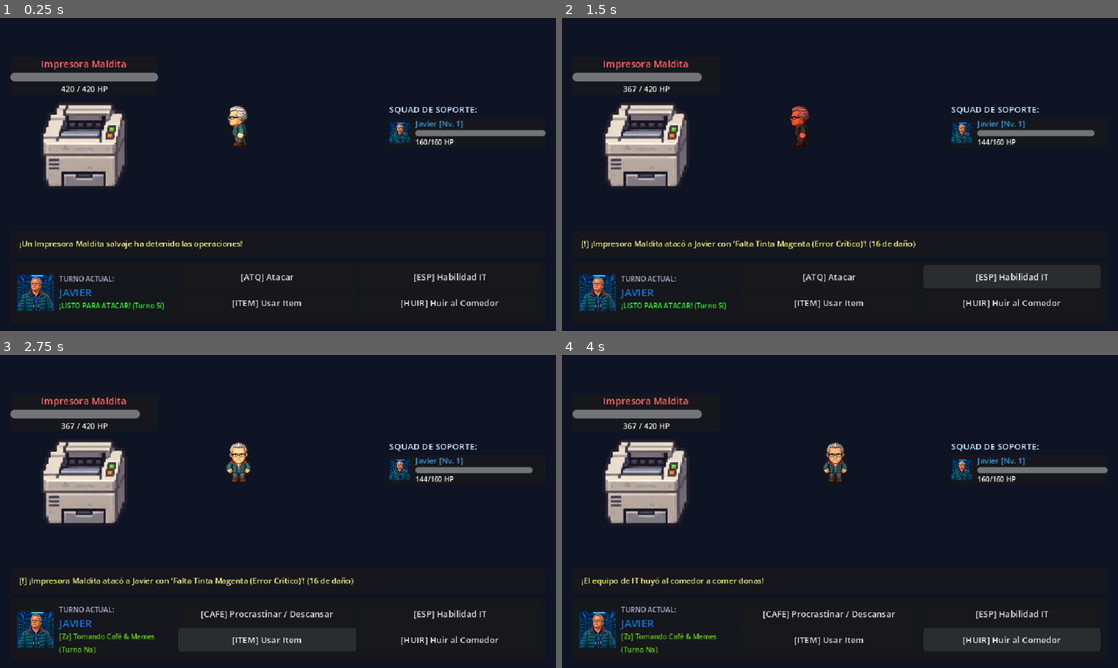
Above: before the commit, frames 1-4 (two rows, left to right).
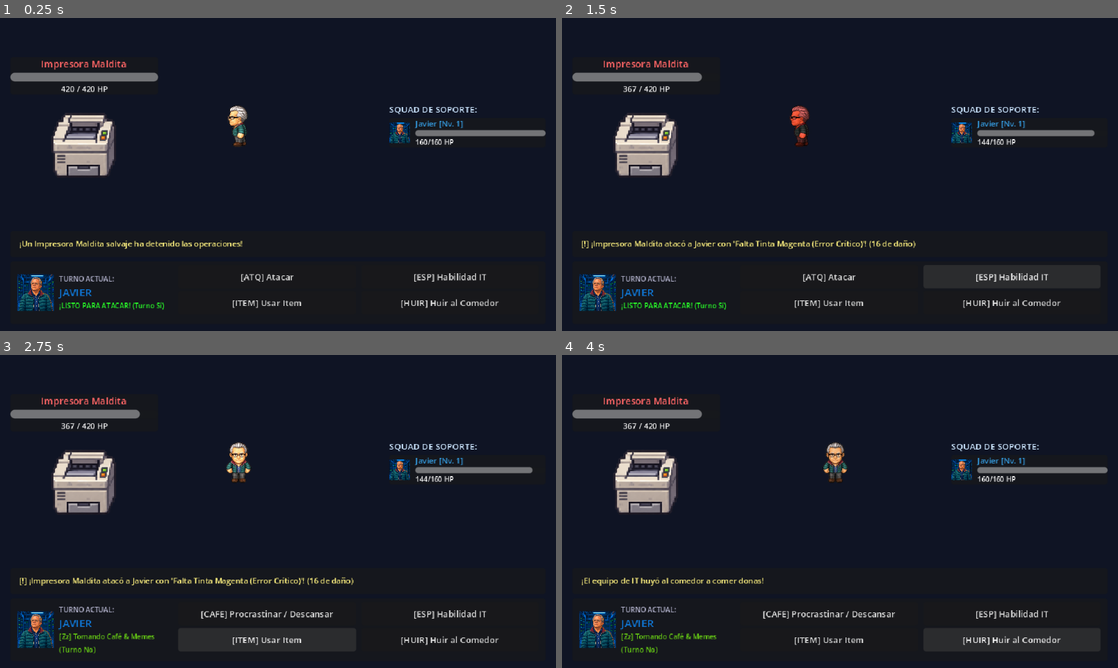
Above: after the commit, the same moments.

Repository: nevalova/it-adventures
Game: Godot game, scene res://scenes/battle.tscn
Two runs of this game, one before a commit and one after it. Both use one fixed random seed, a clock stepped at 60 frames per second and the inputs below. This scene is started directly instead of the project's main scene.
Inputs:
- Up to frame 1 (0.25 s): no input
- Up to frame 2 (1.5 s): click "[ATQ] Atacar" at 0.5 s; click "[ESP] Habilidad IT" at 1.25 s
- Up to frame 3 (2.75 s): click "[ITEM] Usar Item" at 2 s
- Up to frame 4 (4 s): click "[CAFE] Procrastinar / Descans…" at 2.75 s; click "[HUIR] Huir al Comedor" at 3.5 s

The runs differ from the first frame. In frame 1, 2.8% of the frame differs, in the area x 7-23%, y 27-54%; in frame 2, 2.8%; in frame 3, 2.8%; in frame 4, 2.8%.

Commit message:
fix(battle): normalizar tamaño de sprites en batalla excepto Señor del Dragón y orientar a Brujiris mirando a la derecha hacia los héroes

Diff:
--- a/scenes/battle.tscn
+++ b/scenes/battle.tscn
@@ -88,7 +88,7 @@
 
 [node name="EnemySprite" type="TextureRect" parent="MainBox/BattleArena/EnemySide/Center"]
 texture_filter = 1
-custom_minimum_size = Vector2(100, 100)
+custom_minimum_size = Vector2(75, 75)
 layout_mode = 2
 texture = ExtResource("2_enemy_spr")
 expand_mode = 1
--- a/scripts/battle.gd
+++ b/scripts/battle.gd
@@ -233,14 +233,14 @@
 			boss_atlas = AtlasTexture.new()
 			boss_atlas.atlas = load(sheet_path)
 			boss_cell_size = 93
-			boss_frame_row = 4 # Row 4: pose exigente / señalando
+			boss_frame_row = 2 # Row 2: mirando a la DERECHA hacia los héroes
 			boss_frame_col = 0
 			boss_is_special_anim = false
-			boss_atlas.region = Rect2(0, 4 * 93, 93, 93)
+			boss_atlas.region = Rect2(0, 2 * 93, 93, 93)
 			enemy_sprite.texture = boss_atlas
 			enemy_sprite.expand_mode = TextureRect.EXPAND_IGNORE_SIZE
 			enemy_sprite.stretch_mode = TextureRect.STRETCH_KEEP_ASPECT_CENTERED
-			enemy_sprite.custom_minimum_size = Vector2(140, 140)
+			enemy_sprite.custom_minimum_size = Vector2(75, 75)
 	elif enemy.get("type") == "password_boss":
 		$Background.color = Color(0.01, 0.04, 0.1, 1.0)
 		enemy_name_label.text = "[JEFE SITE] " + enemy.get("name", "Contraseña Olvidada")
@@ -249,12 +249,13 @@
 			enemy_sprite.texture = load(enemy.get("texture_path"))
 		enemy_sprite.expand_mode = TextureRect.EXPAND_IGNORE_SIZE
 		enemy_sprite.stretch_mode = TextureRect.STRETCH_KEEP_ASPECT_CENTERED
-		enemy_sprite.custom_minimum_size = Vector2(160, 150)
+		enemy_sprite.custom_minimum_size = Vector2(85, 85)
 	else:
 		if ResourceLoader.exists(enemy.get("texture_path", "")):
 			enemy_sprite.texture = load(enemy.get("texture_path"))
 		enemy_sprite.expand_mode = TextureRect.EXPAND_IGNORE_SIZE
 		enemy_sprite.stretch_mode = TextureRect.STRETCH_KEEP_ASPECT_CENTERED
+		enemy_sprite.custom_minimum_size = Vector2(75, 75)
 
 	update_enemy_ui()
 
@@ -1047,7 +1048,7 @@
 		boss_atlas.region = Rect2(0, boss_frame_row * boss_cell_size, boss_cell_size, boss_cell_size)
 		get_tree().create_timer(0.35).timeout.connect(func():
 			if boss_atlas != null and not is_battle_over and not boss_is_special_anim:
-				boss_frame_row = 6 if enemy.get("type") == "senor_apoyo" else 4
+				boss_frame_row = 6 if enemy.get("type") == "senor_apoyo" else (2 if enemy.get("type") == "brujiris" else 4)
 				boss_frame_col = 0
 				boss_atlas.region = Rect2(0, boss_frame_row * boss_cell_size, boss_cell_size, boss_cell_size)
 		)
Binary file changed: assets/characters/brujiris_spritesheet.png
